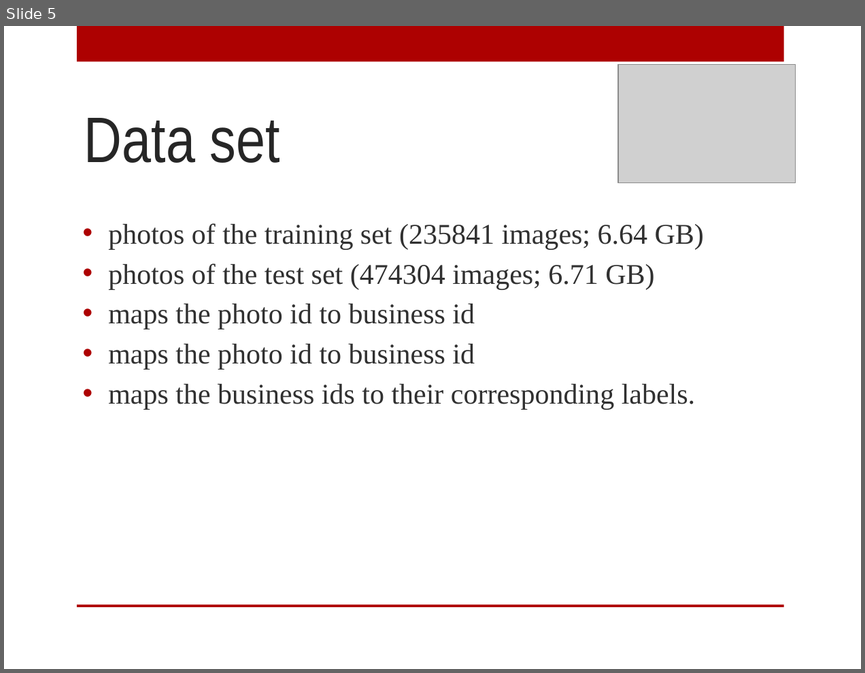
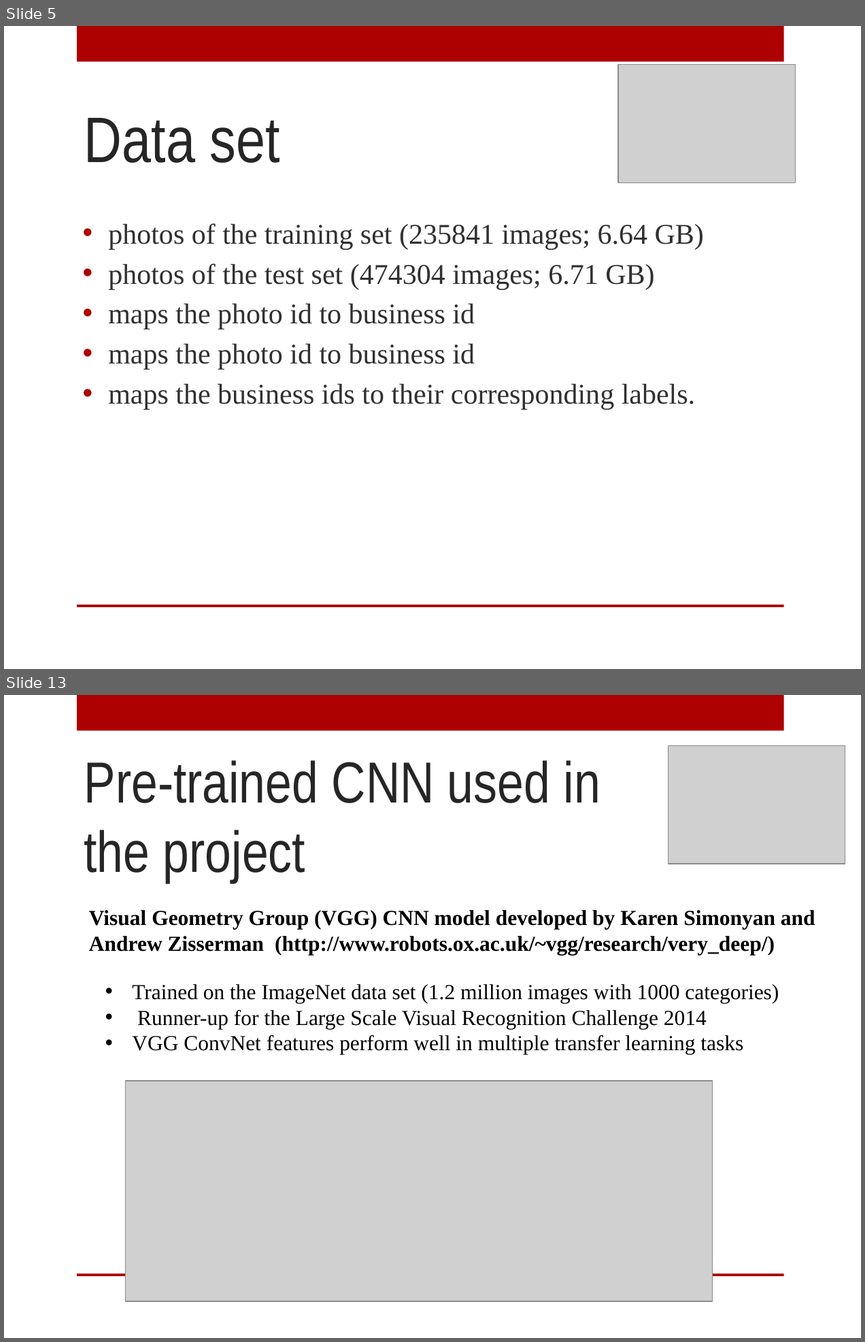
Before and after one commit to AnyaRum/Data_science_intensive_capstone_project, a slide deck: Yelp_capstone_project.pptx. Shown one above the other, each under a label of ours: slide 5 before the commit, slides 5 and 13 after it; the slides between them are not shown. The pictures are 865x673 and 865x1342 pixels, drawn with LibreOffice and Linux fonts; fonts in the diff are those of the drawing; grey boxes stand for pictures; background and template pictures are left out. Boxes give left, top, right and bottom in pixels: in the first picture for what was removed or moved away, otherwise in the second. Text is boxed around its words. In the diff, an @@ line names an element or a change of style, - is before the commit and + after.

```diff
--- a/Yelp_capstone_project.pptx
+++ b/Yelp_capstone_project.pptx
@@ slide 13 added at <box>4,695,861,1338</box>, background picture (left out); not listed: 2 template elements that a slide beside it also shows @@
@@ picture added at <box>668,745,845,864</box> @@
@@ title added at <box>84,760,600,882</box>, 48.6 pt, text #262626 @@
+Pre-trained CNN used in the project
@@ text added at <box>89,910,815,955</box>, 18 pt, text #000000, bold @@
+Visual Geometry Group (VGG) CNN model developed by Karen Simonyan and Andrew Zisserman (http://www.robots.ox.ac.uk/~vgg/research/very_deep/)
@@ text added at <box>132,984,779,1055</box>, 18 pt, text #000000 @@
+• Trained on the ImageNet data set (1.2 million images with 1000 categories)
+• Runner-up for the Large Scale Visual Recognition Challenge 2014
+• VGG ConvNet features perform well in multiple transfer learning tasks
@@ picture added at <box>126,1081,713,1301</box> @@
```
Also in this commit, not shown: 3 slides changed, 18 other slides added, 3 slides removed, 2 other files.
